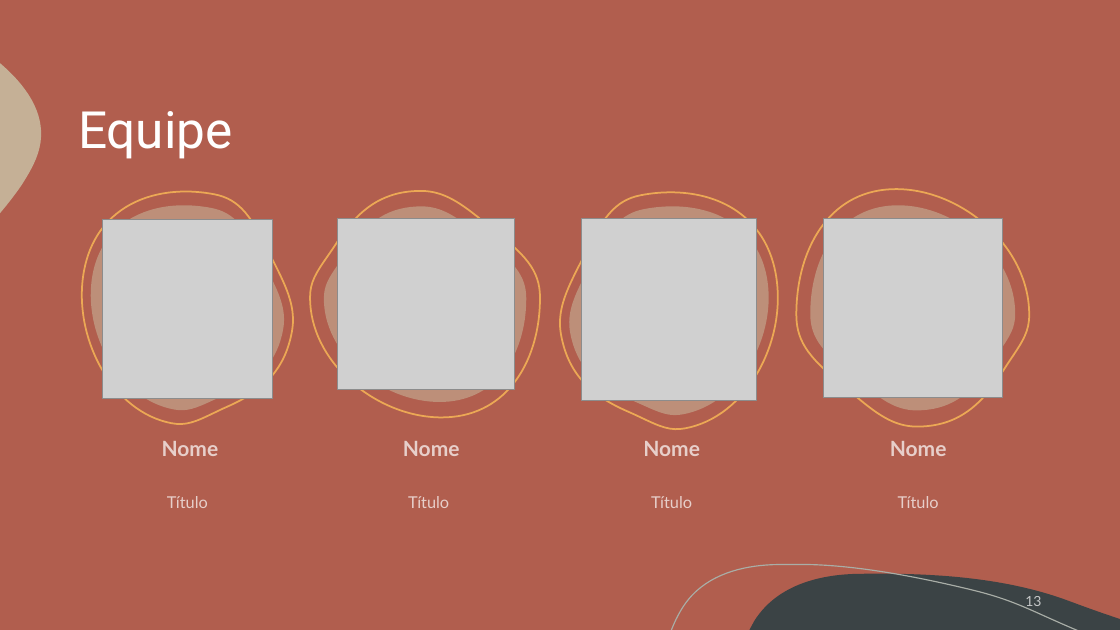
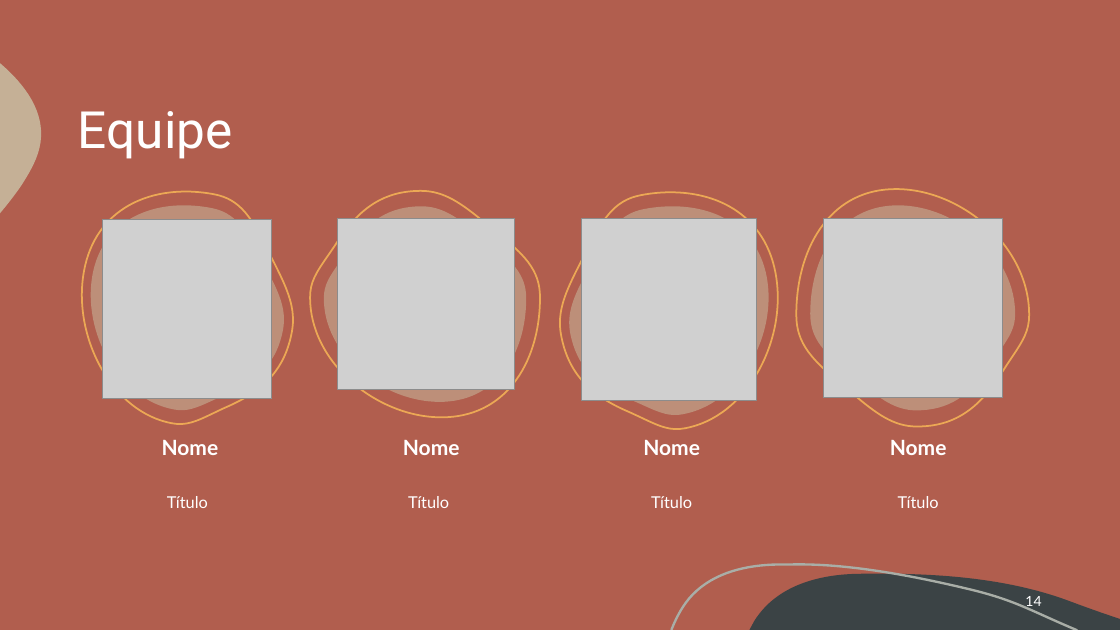
Before and after one commit to G4brielSilva/Focus-Trainee, a slide deck: slide 14 of Site/Acaiá Coffee Shop.pptx (slide 13 before the commit). Drawn at 1120x630 pixels with LibreOffice and Linux fonts; fonts in the diff are those of the drawing; grey boxes stand for pictures. Boxes give left, top, right and bottom in pixels: in the first picture for what was removed or moved away, otherwise in the second. Text is boxed around its words. In the diff, an @@ line names an element or a change of style, - is before the commit and + after.

```diff
--- a/Site/Acaiá Coffee Shop.pptx
+++ b/Site/Acaiá Coffee Shop.pptx
@@ text colour #FFFFFF at 70% opacity to #FFFFFF in 8 elements at (x1=162, y1=440, x2=219, y2=455), (x1=167, y1=496, x2=208, y2=508), (x1=403, y1=440, x2=460, y2=455), (x1=408, y1=496, x2=449, y2=508), (x1=643, y1=440, x2=700, y2=455), (x1=651, y1=496, x2=692, y2=508), (x1=890, y1=440, x2=947, y2=455), (x1=898, y1=496, x2=939, y2=508) @@
@@ freeform shape at (x1=671, y1=565, x2=1077, y2=630): outline #A9AEA7 1 pt to #A9AEA7 2 pt @@
@@ page number at (x1=1025, y1=596, x2=1041, y2=609): text changed; text colour #FFFFFF at 70% opacity to #FFFFFF @@
-13
+14
```
Also in this commit, not shown: 11 other slides changed, 3 slides added, 2 slides removed.
